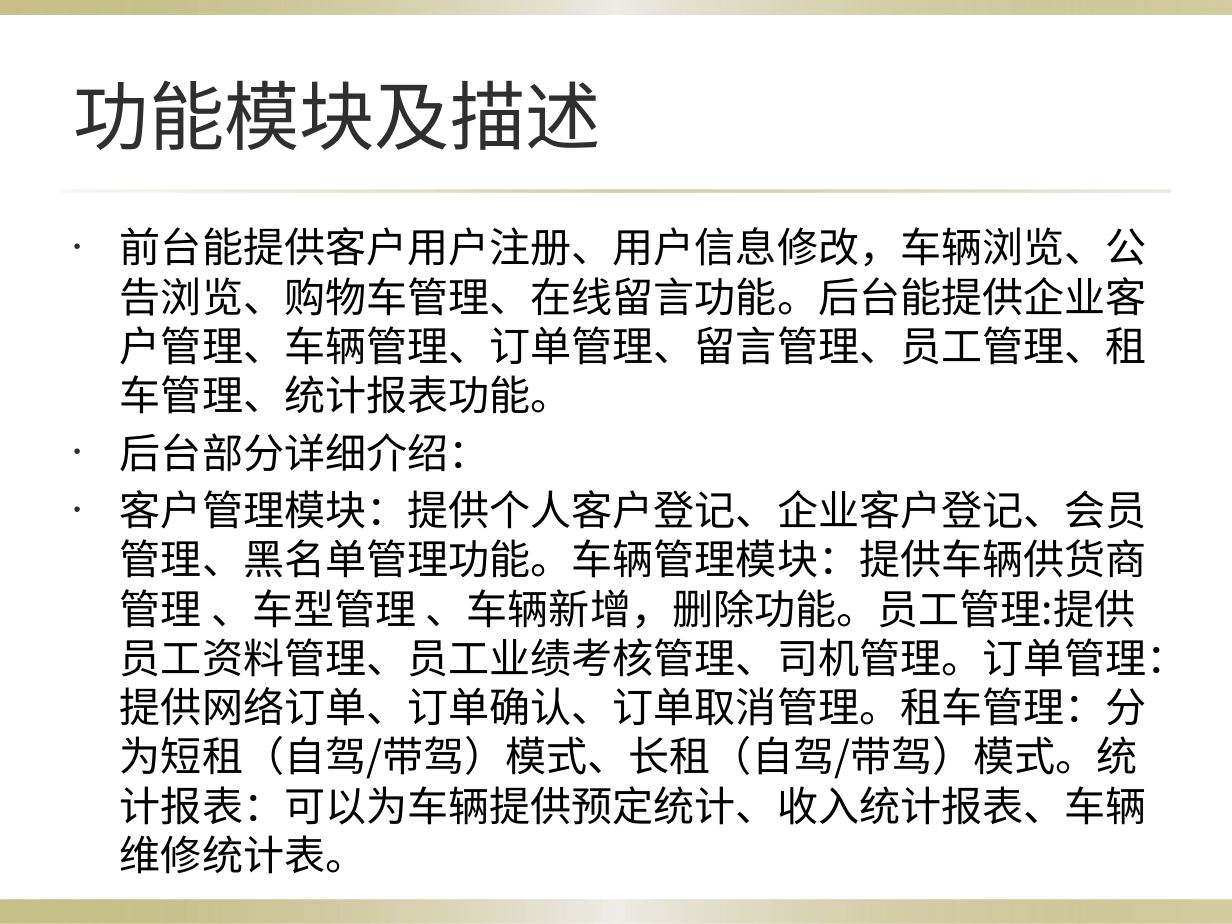
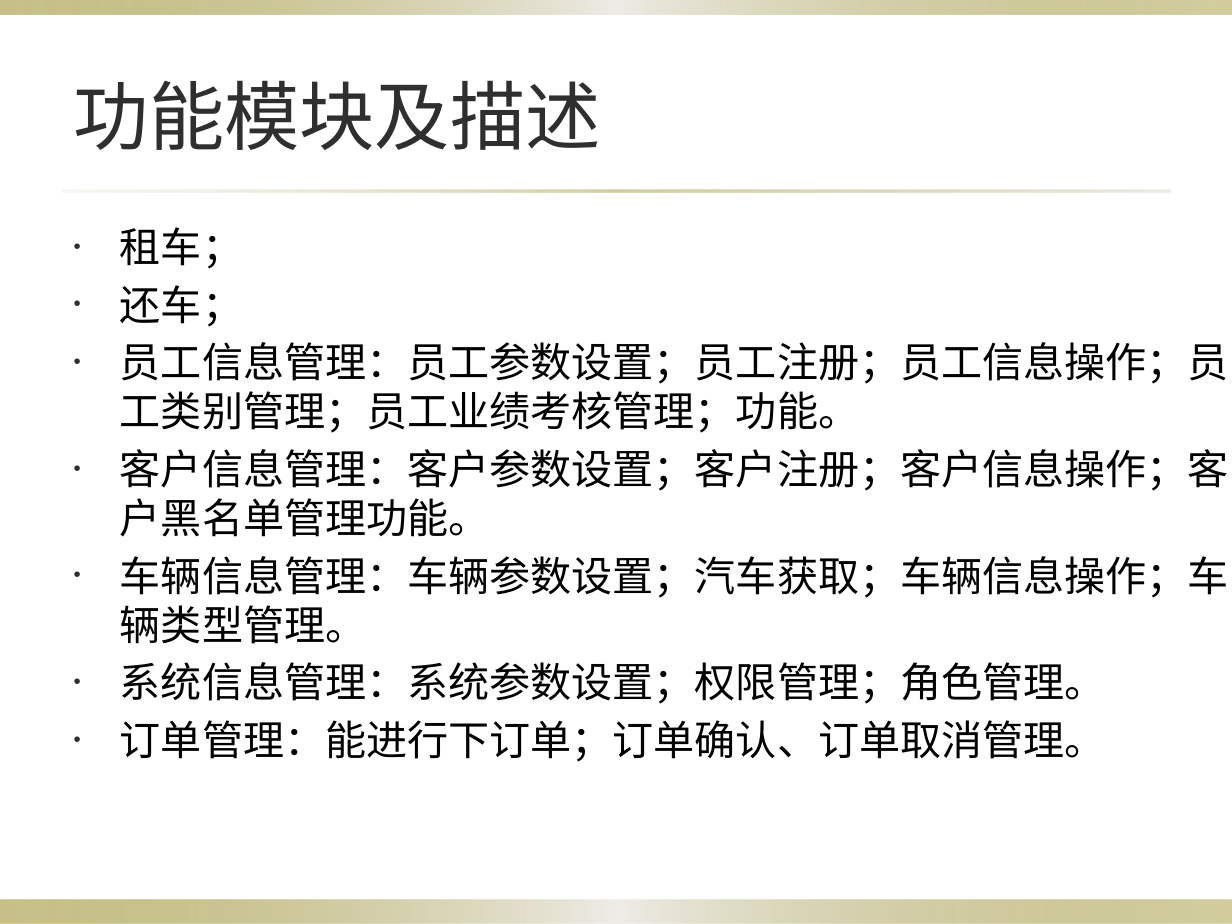
Before and after one commit to holivia/thesis, a slide deck: slide 8 of 开题答辩/12黄丽华（导师吴珍珍）.pptx. Drawn at 1232x924 pixels with LibreOffice and Linux fonts; fonts in the diff are those of the drawing; background and template pictures are left out. Boxes give left, top, right and bottom in pixels: in the first picture for what was removed or moved away, otherwise in the second. Text is boxed around its words. In the diff, an @@ line names an element or a change of style, - is before the commit and + after.

Commit message:
答辩后修改

```diff
--- a/开题答辩/12黄丽华（导师吴珍珍）.pptx
+++ b/开题答辩/12黄丽华（导师吴珍珍）.pptx
@@ text at <box>120,227,1229,762</box>: text changed @@
-• 前台能提供客户用户注册、用户信息修改，车辆浏览、公告浏览、购物车管理、在线留言功能。后台能提供企业客户管理、车辆管理、订单管理、留言管理、员工管理、租车管理、统计报表功能。
-• 后台部分详细介绍：
-• 客户管理模块：提供个人客户登记、企业客户登记、会员管理、黑名单管理功能。车辆管理模块：提供车辆供货商管理 、车型管理 、车辆新增，删除功能。员工管理:提供员工资料管理、员工业绩考核管理、司机管理。订单管理：提供网络订单、订单确认、订单取消管理。租车管理：分为短租（自驾/带驾）模式、长租（自驾/带驾）模式。统计报表：可以为车辆提供预定统计、收入统计报表、车辆维修统计表。
+• 租车；
+• 还车；
+• 员工信息管理：员工参数设置；员工注册；员工信息操作；员工类别管理；员工业绩考核管理；功能。
+• 客户信息管理：客户参数设置；客户注册；客户信息操作；客户黑名单管理功能。
+• 车辆信息管理：车辆参数设置；汽车获取；车辆信息操作；车辆类型管理。
+• 系统信息管理：系统参数设置；权限管理；角色管理。
+• 订单管理：能进行下订单；订单确认、订单取消管理。
```
Also in this commit, not shown: 1 slide removed, 2 other files.
